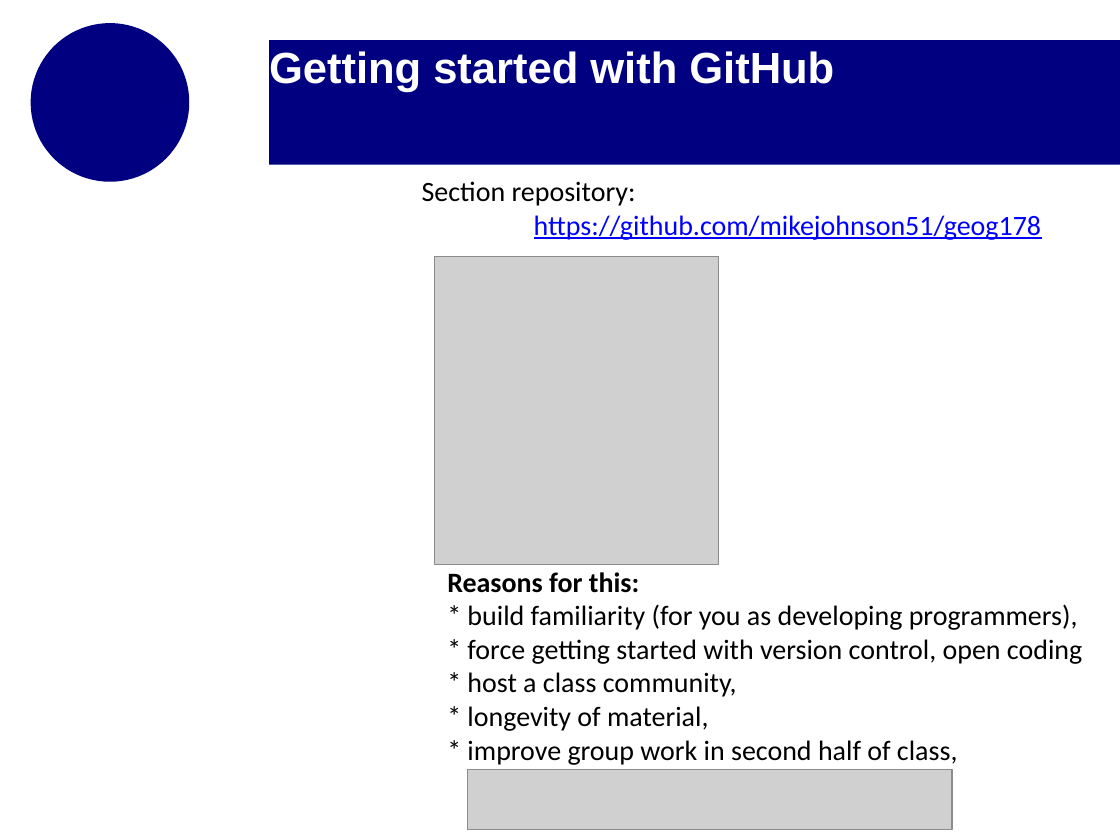
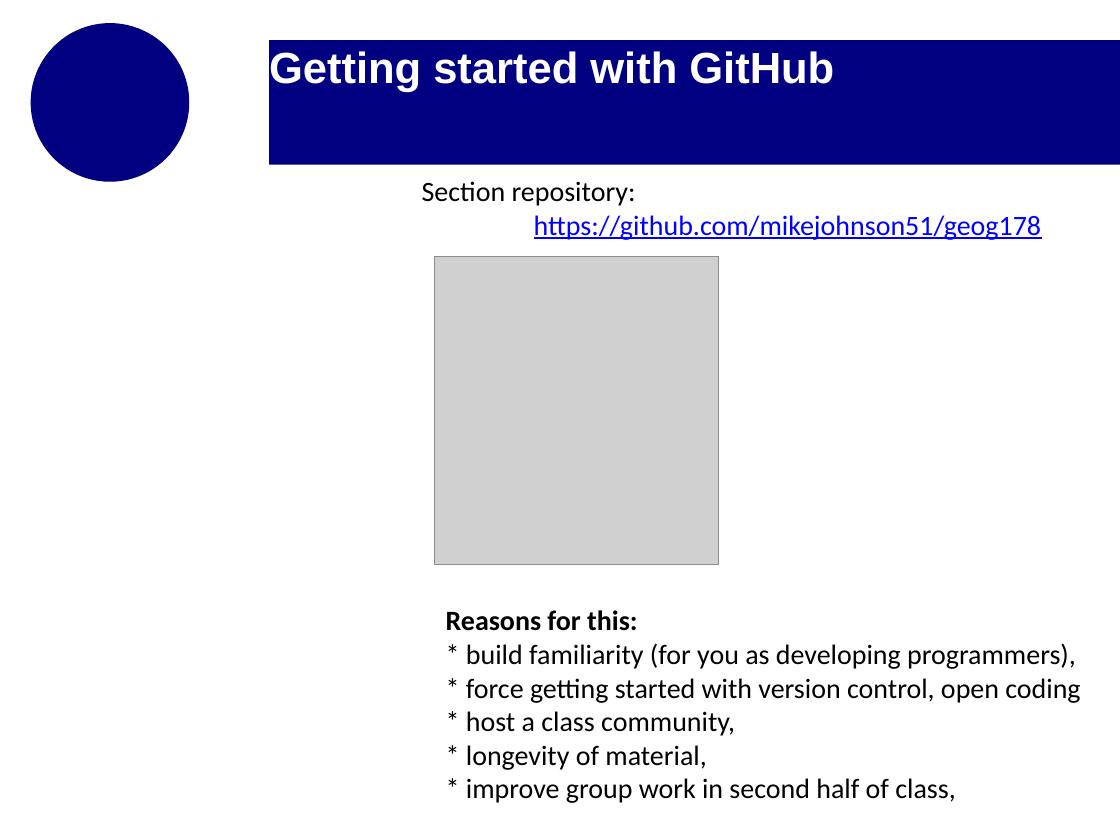
Before and after one commit to mikejohnson51/geog178_2019, a slide deck: slide 3 of section_slides/week1_section_slides.pptx. Drawn at 1120x840 pixels with LibreOffice and Linux fonts; fonts in the diff are those of the drawing; grey boxes stand for pictures; background and template pictures are left out. Boxes give left, top, right and bottom in pixels: in the first picture for what was removed or moved away, otherwise in the second. Text is boxed around its words. In the diff, an @@ line names an element or a change of style, - is before the commit and + after.

```diff
--- a/section_slides/week1_section_slides.pptx
+++ b/section_slides/week1_section_slides.pptx
@@ text "Reasons for this:": place and size @@
-text "Reasons for this:" at <box>447,572,1082,765</box>
+text "Reasons for this:" at <box>446,610,1080,803</box>
@@ picture removed at <box>467,769,952,830</box> @@
```
Also in this commit, not shown: 1 other slide changed, 1 other file.
